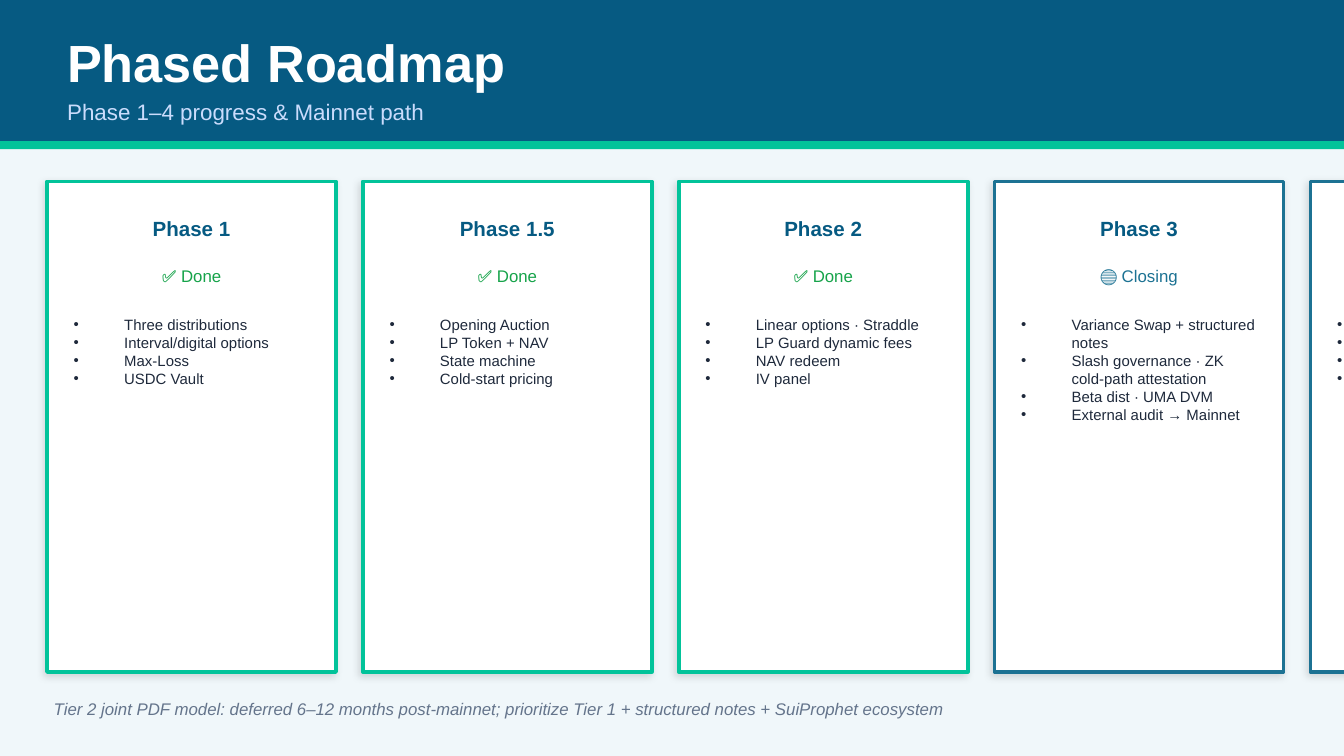
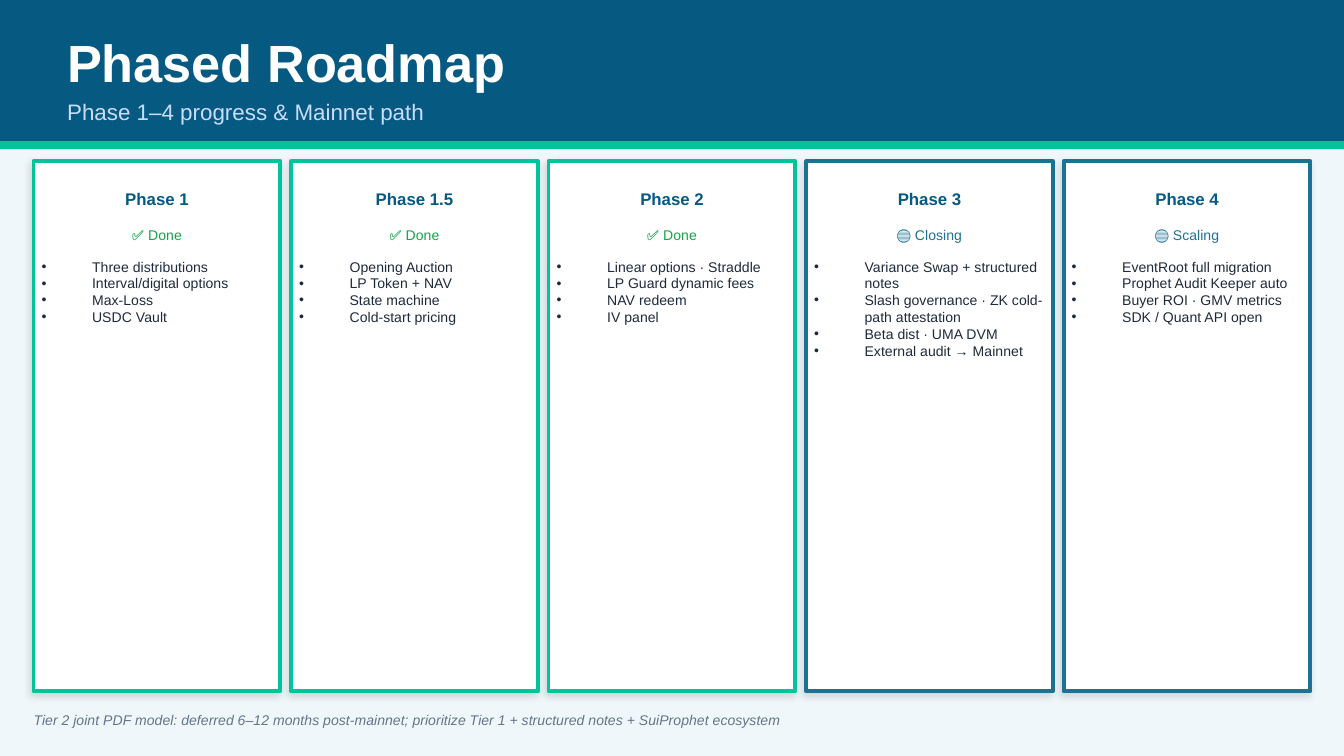
Before and after one commit to bamaao/x-market, a slide deck: slide 14 of docs/presentations/X-Market-Sui-Overview.en.pptx (slide 15 before the commit). Drawn at 1344x756 pixels with LibreOffice and Linux fonts; fonts in the diff are those of the drawing. Boxes give left, top, right and bottom in pixels: in the first picture for what was removed or moved away, otherwise in the second. Text is boxed around its words. In the diff, an @@ line names an element or a change of style, - is before the commit and + after.

```diff
--- a/docs/presentations/X-Market-Sui-Overview.en.pptx
+++ b/docs/presentations/X-Market-Sui-Overview.en.pptx
@@ text "Phase 1": place and size @@
-text "Phase 1" at (153, 221, 230, 237)
+text "Phase 1" at (125, 192, 188, 205)
@@ rectangle: place and size @@
-rectangle at (47, 181, 336, 672)
+rectangle at (34, 161, 281, 691)
@@ text "Phase 1.5": place and size @@
-text "Phase 1.5" at (460, 221, 555, 237)
+text "Phase 1.5" at (376, 192, 453, 205)
@@ rectangle: place and size @@
-rectangle at (363, 181, 652, 672)
+rectangle at (292, 161, 539, 691)
@@ text "Phase 2": place and size @@
-text "Phase 2" at (784, 221, 862, 237)
+text "Phase 2" at (640, 192, 703, 205)
@@ rectangle: place and size @@
-rectangle at (679, 181, 968, 672)
+rectangle at (548, 161, 796, 691)
@@ text "Phase 3": place and size @@
-text "Phase 3" at (1100, 221, 1177, 237)
+text "Phase 3" at (898, 192, 961, 205)
@@ rectangle: place and size @@
-rectangle at (995, 181, 1284, 672)
+rectangle at (806, 161, 1054, 691)
@@ size 11 to 9 pt in 5 elements at (125, 192, 188, 205), (376, 192, 453, 205), (640, 192, 703, 205), (898, 192, 961, 205), (1155, 192, 1218, 205) @@
@@ text "Phase 4": place and size @@
-text "Phase 4" at (1310, 202, 1344, 255)
+text "Phase 4" at (1155, 192, 1218, 205)
@@ rectangle: place and size @@
-rectangle at (1310, 181, 1344, 672)
+rectangle at (1063, 161, 1310, 691)
@@ text "✅ Done": place and size @@
-text "✅ Done" at (181, 270, 221, 282)
+text "✅ Done" at (148, 230, 182, 240)
@@ text "✅ Done": place and size @@
-text "✅ Done" at (497, 270, 537, 282)
+text "✅ Done" at (406, 230, 440, 240)
@@ text "✅ Done": place and size @@
-text "✅ Done" at (813, 270, 853, 282)
+text "✅ Done" at (663, 230, 697, 240)
@@ text "🔵 Closing": place and size @@
-text "🔵 Closing" at (1122, 269, 1178, 286)
+text "🔵 Closing" at (915, 230, 962, 243)
@@ size 9 to 7.5 pt in 6 elements at (34, 715, 780, 728), (148, 230, 182, 240), (406, 230, 440, 240), (663, 230, 697, 240), (915, 230, 962, 243), (1173, 230, 1219, 243) @@
@@ text "🔵 Scaling": place and size @@
-text "🔵 Scaling" at (1310, 255, 1344, 296)
+text "🔵 Scaling" at (1173, 230, 1219, 243)
@@ text "Three distributions": place and size @@
-text "Three distributions" at (124, 319, 269, 384)
+text "Three distributions" at (92, 262, 228, 322)
@@ text "Opening Auction": place and size @@
-text "Opening Auction" at (440, 319, 553, 387)
+text "Opening Auction" at (350, 262, 456, 325)
@@ text "Linear options · Straddle": place and size @@
-text "Linear options · Straddle" at (756, 319, 919, 387)
+text "Linear options · Straddle" at (607, 262, 760, 325)
@@ text "Variance Swap + structured notes": place and size @@
-text "Variance Swap + structured notes" at (1072, 319, 1255, 420)
+text "Variance Swap + structured notes" at (865, 262, 1043, 356)
@@ size 8 to 7.5 pt in 5 elements at (92, 262, 228, 322), (350, 262, 456, 325), (607, 262, 760, 325), (865, 262, 1043, 356), (1122, 262, 1287, 325) @@
@@ text "EventRoot full migration": place and size @@
-text "EventRoot full migration" at (1324, 309, 1344, 645)
+text "EventRoot full migration" at (1122, 262, 1287, 325)
@@ text "Tier 2 joint PDF model: ...": place and size @@
-text "Tier 2 joint PDF model: ..." at (54, 703, 943, 719)
+text "Tier 2 joint PDF model: ..." at (34, 715, 780, 728)
```
Also in this commit, not shown: 7 other slides changed, 2 slides removed, 2 other files.
